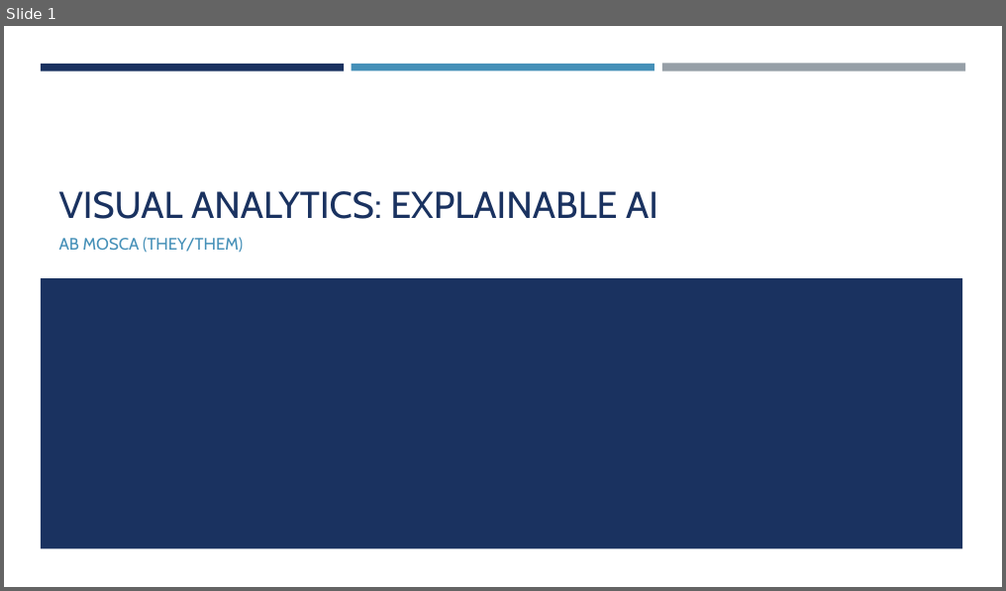
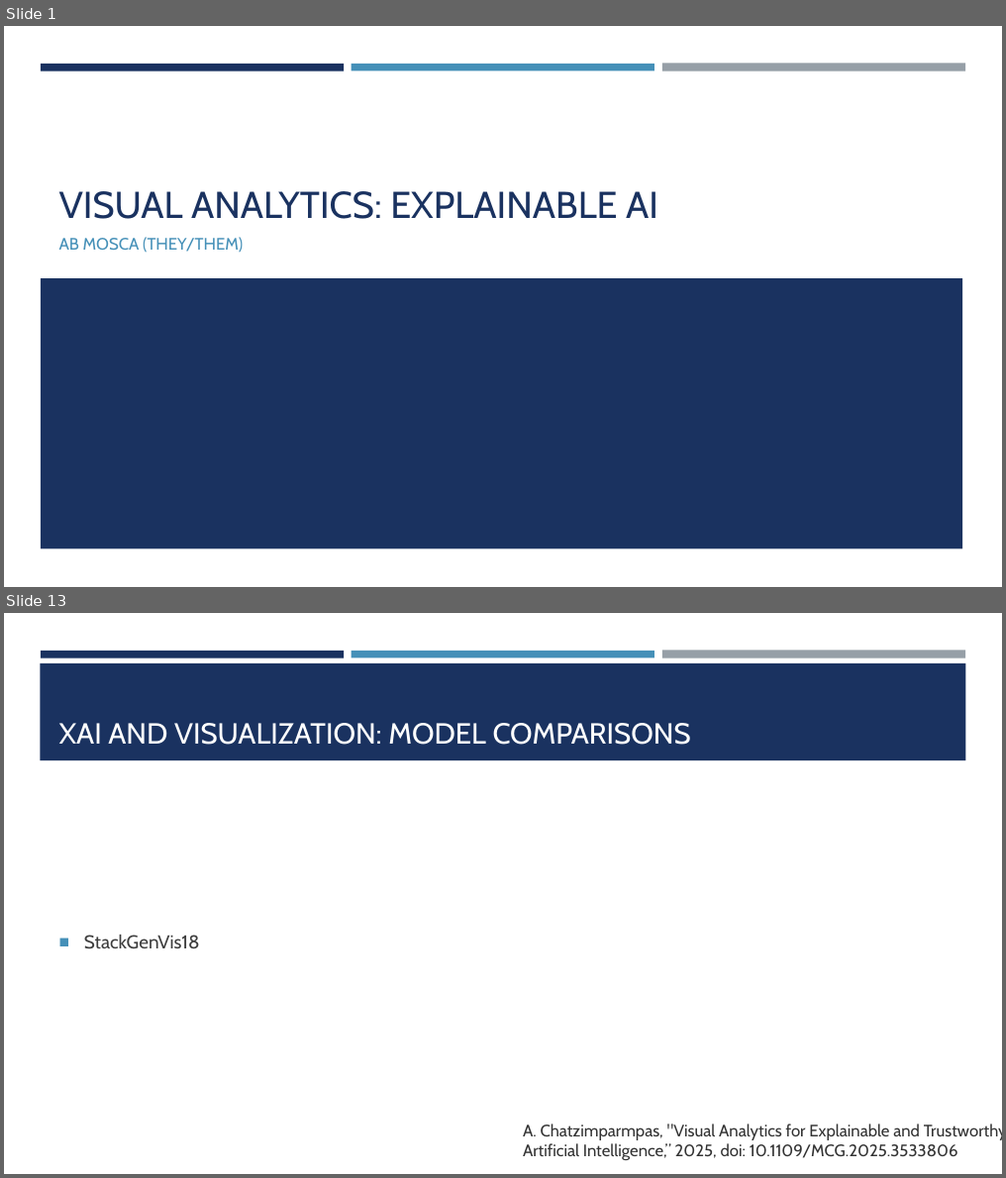
Before and after one commit to amosca01/SDS-CSC235, a slide deck: slides/17-XAI.pptx. Shown one above the other, each under a label of ours: slide 1 before the commit, slides 1 and 13 after it; the slides between them are not shown. The pictures are 1006x591 and 1006x1178 pixels, drawn with LibreOffice and Linux fonts; fonts in the diff are those of the drawing. Boxes give left, top, right and bottom in pixels: in the first picture for what was removed or moved away, otherwise in the second. Text is boxed around its words. In the diff, an @@ line names an element or a change of style, - is before the commit and + after.

```diff
--- a/slides/17-XAI.pptx
+++ b/slides/17-XAI.pptx
@@ slide 13 added at (x1=4, y1=613, x2=1002, y2=1174), background #FFFFFF; not listed: 3 template elements that a slide beside it also shows @@
@@ rectangle added at (x1=40, y1=663, x2=966, y2=761), fill #1A3260 @@
@@ title added at (x1=59, y1=723, x2=691, y2=745), 28 pt, text #FFFFFF @@
+XAI AND VISUALIZATION: MODEL COMPARISONS
@@ text added at (x1=84, y1=935, x2=200, y2=950), 18 pt, text #3D3D3D @@
+■ StackGenVis18
@@ text added at (x1=523, y1=1124, x2=1002, y2=1160), 16 pt, text #333333 @@
+A. Chatzimparmpas, "Visual Analytics for Explainable and Trustworthy Artificial Intelligence,” 2025, doi: 10.1109/MCG.2025.3533806
```
Also in this commit, not shown: 1 slide changed, 12 other slides added, 2 other files.
